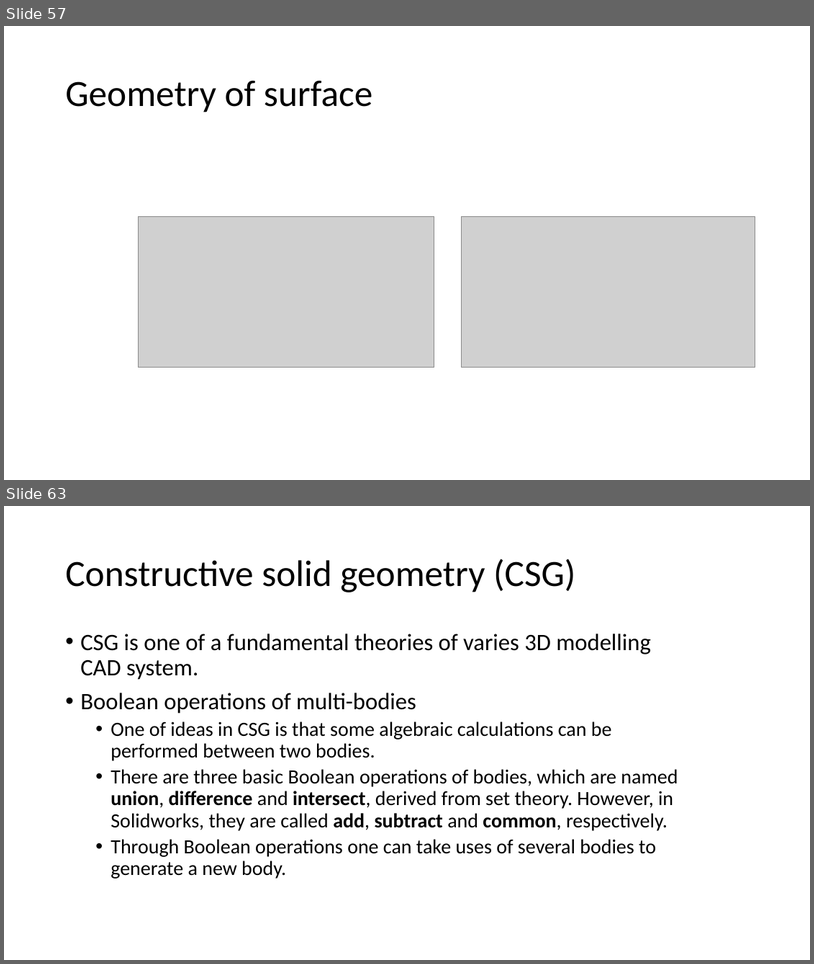
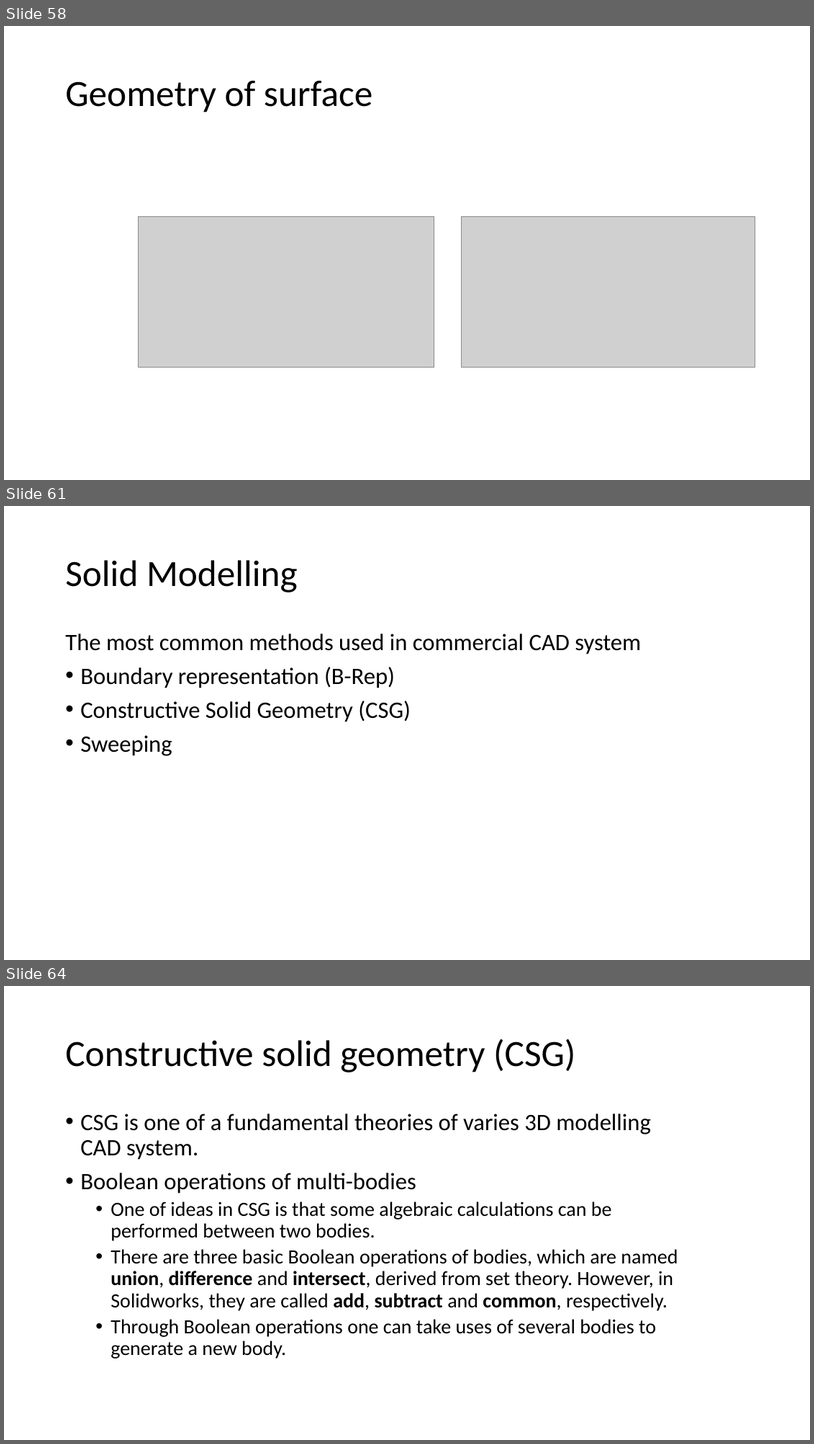
Before and after one commit to Jinny-Ching/cad_cam_course, a slide deck: CAD_CAM.pptx. Shown one above the other, each under a label of ours: slides 57 and 63 before the commit, slides 58, 61 and 64 after it; the slides between them are not shown. The pictures are 814x964 and 814x1444 pixels, drawn with LibreOffice and Linux fonts; fonts in the diff are those of the drawing; grey boxes stand for pictures. Boxes give left, top, right and bottom in pixels: in the first picture for what was removed or moved away, otherwise in the second. Text is boxed around its words. In the diff, an @@ line names an element or a change of style, - is before the commit and + after.

Commit message:
solid modelling end

```diff
--- a/CAD_CAM.pptx
+++ b/CAD_CAM.pptx
@@ slide 61 added at (4,506,810,960), background #FFFFFF @@
@@ title added at (65,560,298,592), 44 pt, text #000000 @@
+Solid Modelling
@@ text added at (65,633,641,756), 28 pt, text #000000 @@
+The most common methods used in commercial CAD system
+• Boundary representation (B-Rep)
+• Constructive Solid Geometry (CSG)
+• Sweeping
@@ what was slide 57 is now slide 58 @@
@@ what was slide 63 is now slide 64 @@
```
Also in this commit, not shown: 3 slides changed, 3 other slides added, 2 slides removed.
